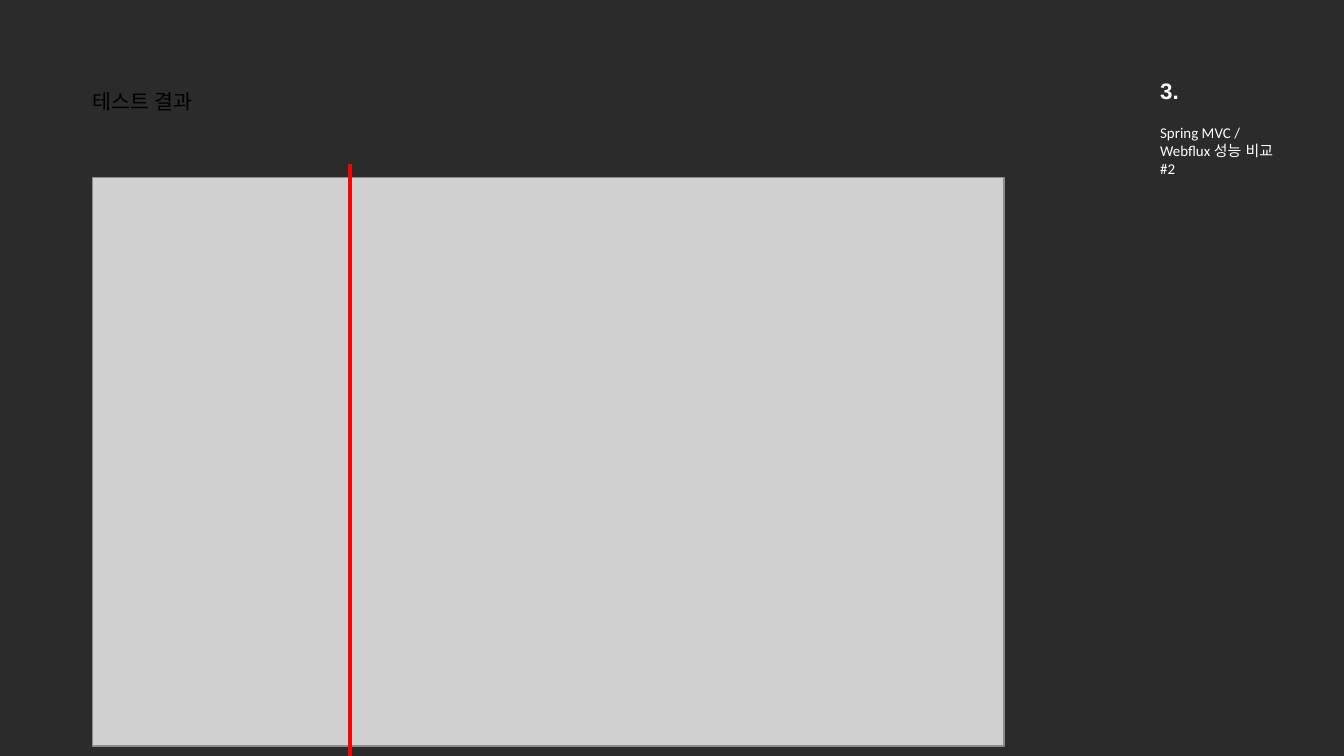
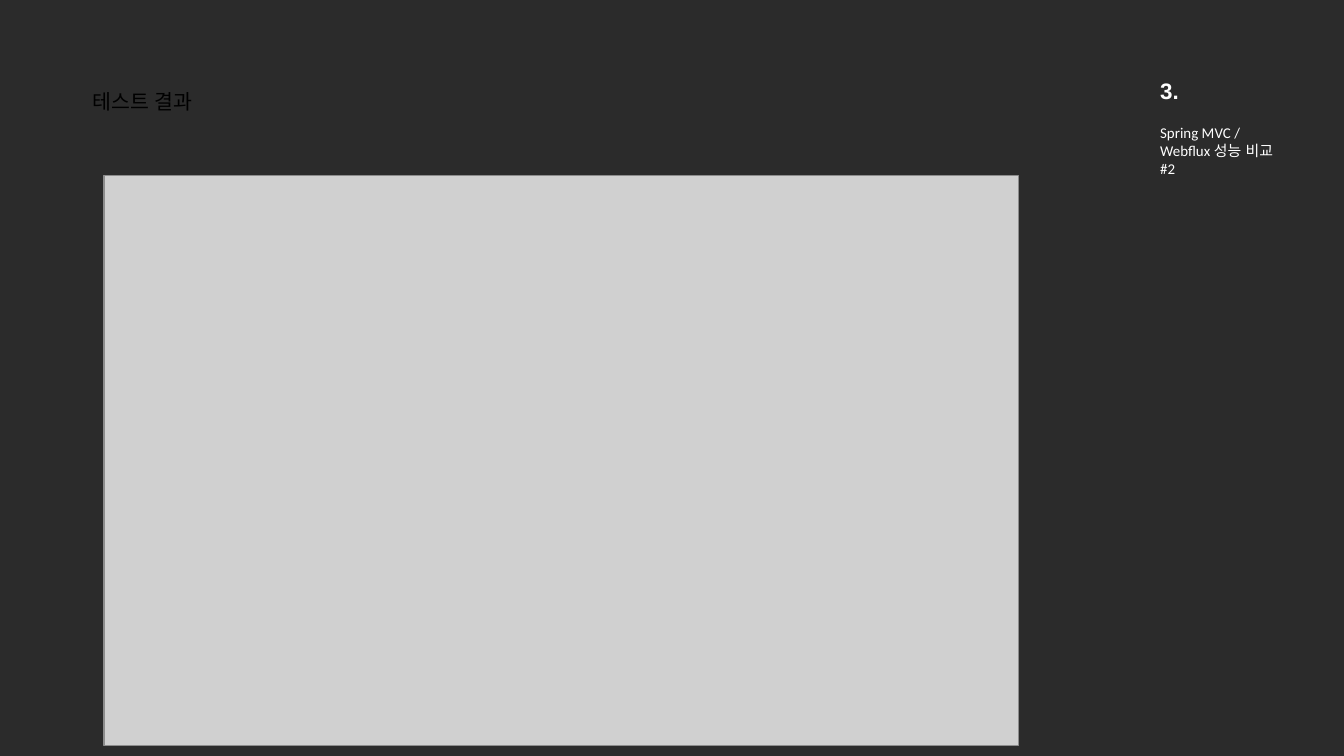
Before and after one commit to nayasis/fastcampus-hyper-webflux, a slide deck: slide 16 of 99.ppt/[Ch4-5. 비동기 서비스 부하 테스트.pptx (slide 14 before the commit). Drawn at 1344x756 pixels with LibreOffice and Linux fonts; fonts in the diff are those of the drawing; grey boxes stand for pictures; background and template pictures are left out; a plain dark background stands for a picture behind light text. Boxes give left, top, right and bottom in pixels: in the first picture for what was removed or moved away, otherwise in the second. Text is boxed around its words. In the diff, an @@ line names an element or a change of style, - is before the commit and + after.

```diff
--- a/99.ppt/[Ch4-5. 비동기 서비스 부하 테스트.pptx
+++ b/99.ppt/[Ch4-5. 비동기 서비스 부하 테스트.pptx
@@ picture: place and size @@
-picture at (93, 177, 1004, 746)
+picture at (103, 176, 1017, 746)
@@ line removed from (349, 164) to (349, 755) @@
```
Also in this commit, not shown: 10 other slides changed, 4 slides added, 1 slide removed, 1 other file.
